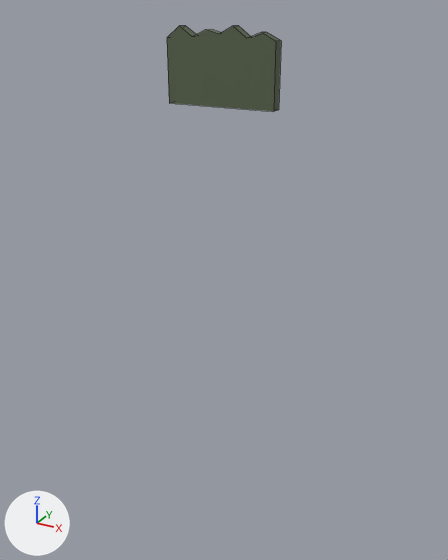
Before and after pictures for a commit that changed the FBX model Assets/Models/City/SM_CityTerrain.fbx.
Both versions are drawn from a 50 mm camera at (20.9, -37.7, 2.1) aimed at (-0.4, 0.9, -17.2). The lights are fixed; the arrows at lower left show +X, +Y and +Z. The first picture is the older version. Mesh edges are drawn as thin lines.

Objects in the first picture: 'SM_CityTerrain'.
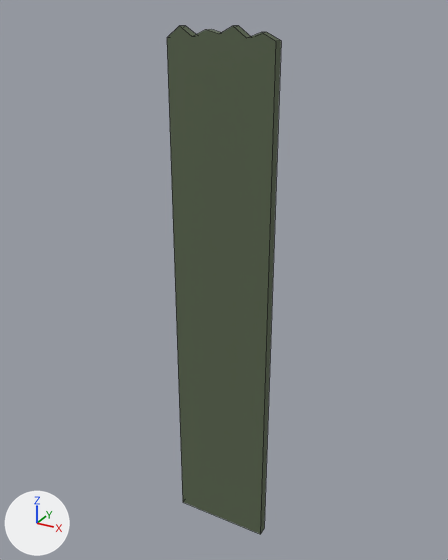
Where the newer file only moved an object's origin or applied its transform, the numbers keep the older frame.

Edits to the scene script, one JSON object a line:
```json
{"block": "me_earthen_bank", "where": "# used by ob_sm_cityterrain; location = (0.0, 0.0, 0.0)"}
{"block": "me_earthen_bank", "where": "# before: 9 (-4.0, 0.4, -4.0), 10 (4.0, 0.4, -4.0) at pixel (278, 109), 20 (-4.0, -0.4, -4.0) at pixel (169, 103), 21 (4.0, -0.4, -4.0) at pixel (273, 111)"}
{"op": "remove", "block": "me_earthen_bank", "code": "me_earthen_bank.from_pydata(...)  # 22 vertices, 13 faces; spans x -4.0..4.0, y -0.4..0.4, z -4.0..1.05"}
{"op": "add", "block": "me_earthen_bank", "code": "me_earthen_bank.from_pydata(...)  # 22 vertices, 13 faces; spans x -4.0..4.0, y -0.4..0.4, z -40.0..1.05"}
{"block": "me_earthen_bank", "change": "me_earthen_bank part 1"}
{"op": "add", "block": "me_earthen_bank", "code": "for i in [9, 10, 20, 21]: me_earthen_bank.vertices[i].co += Vector((0.0, 0.0, -36.0))"}
```

Changed parts and their boxes [x1, y1, x2, y2] in the pictures (448 x 560 px):
```json
{"object": "SM_CityTerrain", "change": "reshaped", "before": [167, 26, 281, 112], "after": [167, 26, 281, 534], "on screen": "485% taller"}
```
